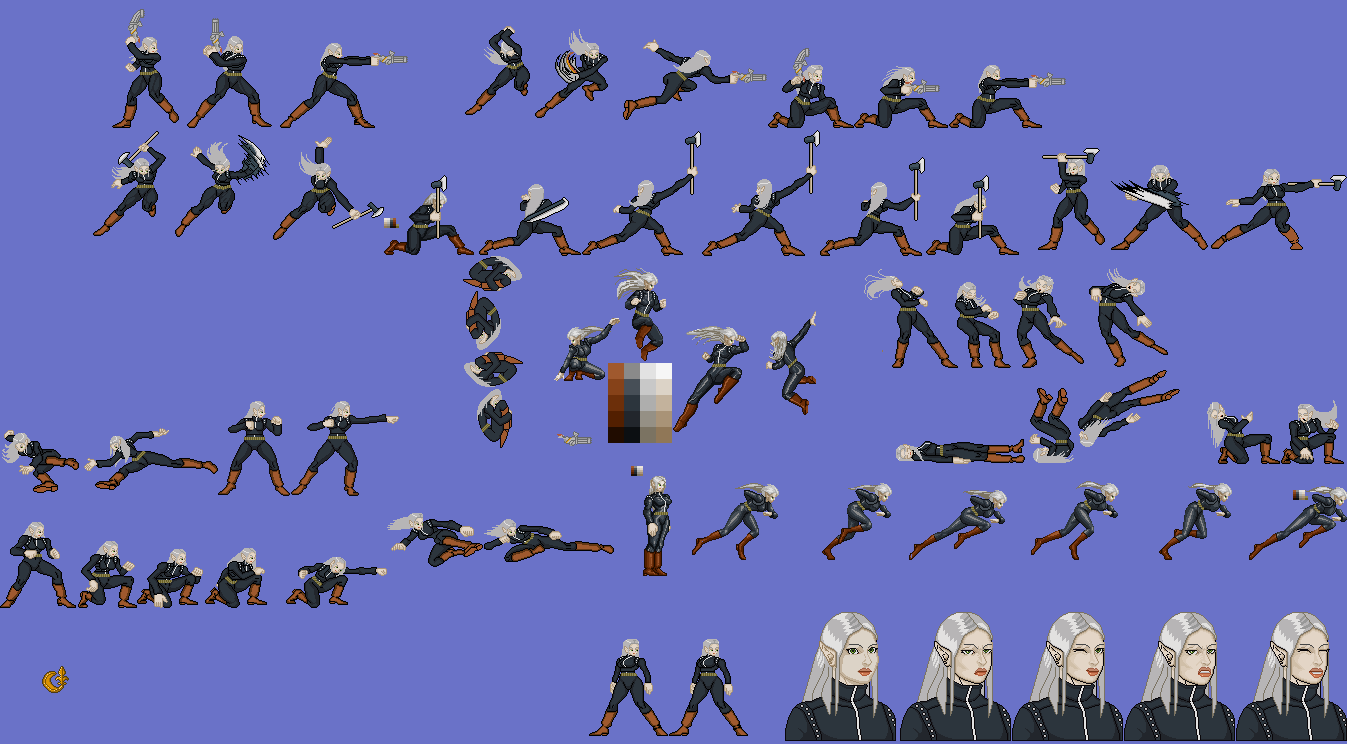
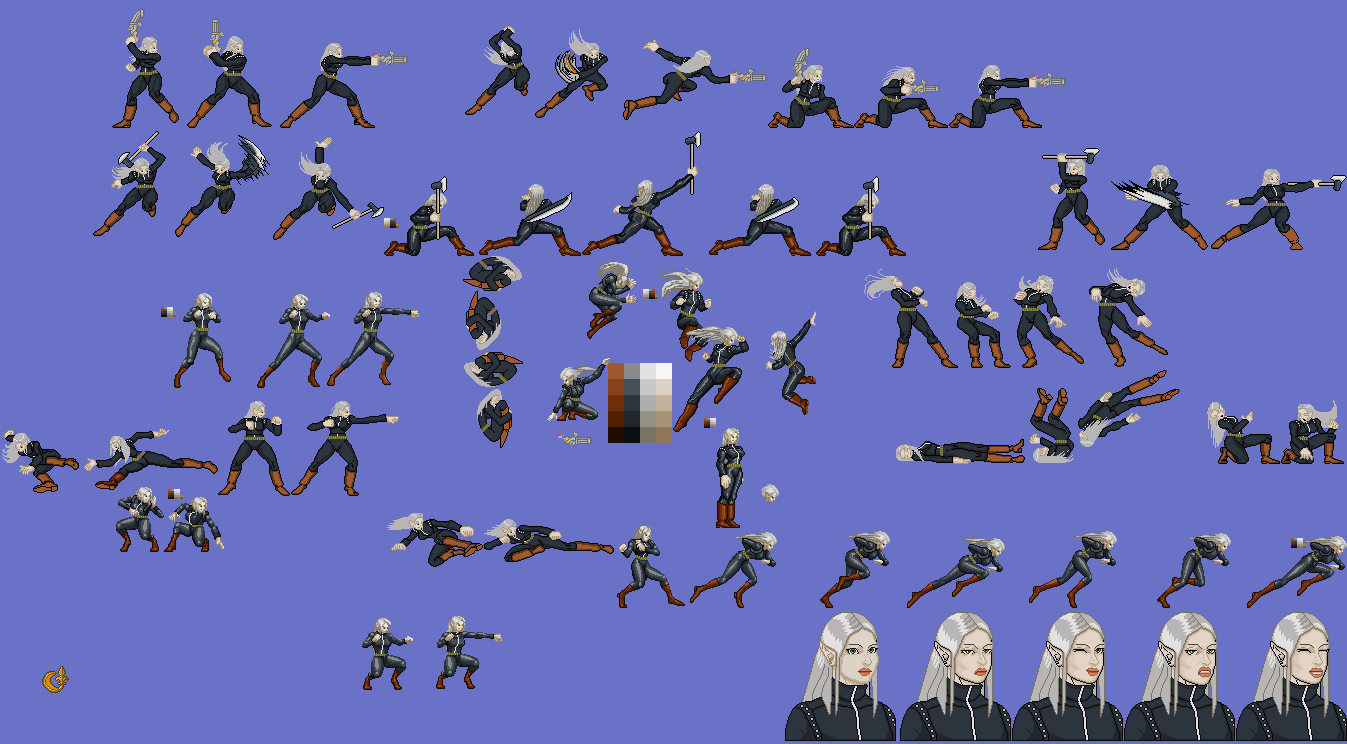
Layered file, before and after one edit (1347 × 744). Changes by layer:
painted on "arma Mescladas" (2nd of 11, in "Usando metralhadora") over [left=756, top=130, right=989, bottom=192]
painted on "arma Mescladas" (4th of 11, in "Usando machado") over [left=384, top=130, right=1019, bottom=256]
painted on "Pintar camada 1" (1st of 8, in "Usando machado") over [left=296, top=130, right=1019, bottom=383]
moved "Pintar camada 1" (2nd of 8, in "Desarmado") above "Pintar camada 1", painted on it over [left=302, top=383, right=1347, bottom=736]
moved "Pintar camada 1" (3rd of 8, in "Desarmado") above "Pintar camada 1", painted on it over [left=68, top=420, right=778, bottom=736]
painted on "Pintar camada 1" (4th of 8, in "Desarmado") over [left=576, top=384, right=832, bottom=640]
renamed "arma Mescladas" to "Pintar camada 1", painted on it over [left=609, top=423, right=1347, bottom=703]
removed layer "arma Mescladas" (9th of 13, in "Desarmado") from group "Desarmado" over [left=0, top=320, right=940, bottom=640]
painted on "arma Mescladas" (8th of 11, in "Desarmado") over [left=10, top=384, right=391, bottom=576]
painted on "Dash" over [left=333, top=410, right=973, bottom=602]
added layer "Pintar camada 1" (7th of 8) above "Pintar camada 1" over [left=269, top=238, right=440, bottom=366]
added layer "Pintar camada 1" (8th of 8) above "climb" over [left=161, top=238, right=505, bottom=388]
painted on "climb" over [left=312, top=192, right=888, bottom=704]
painted on "Copiar de Mork face" (3rd of 4, in "Faces dos dialogos") over [left=0, top=576, right=1331, bottom=736]
